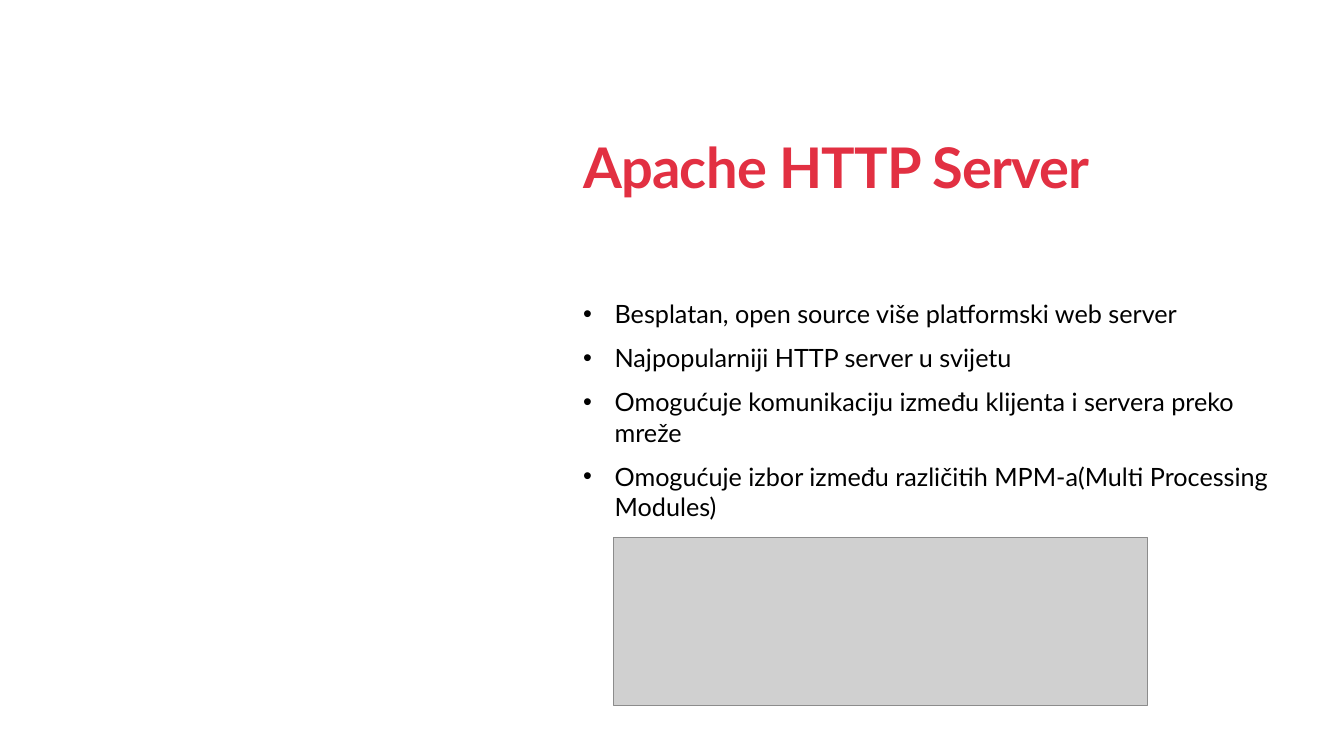
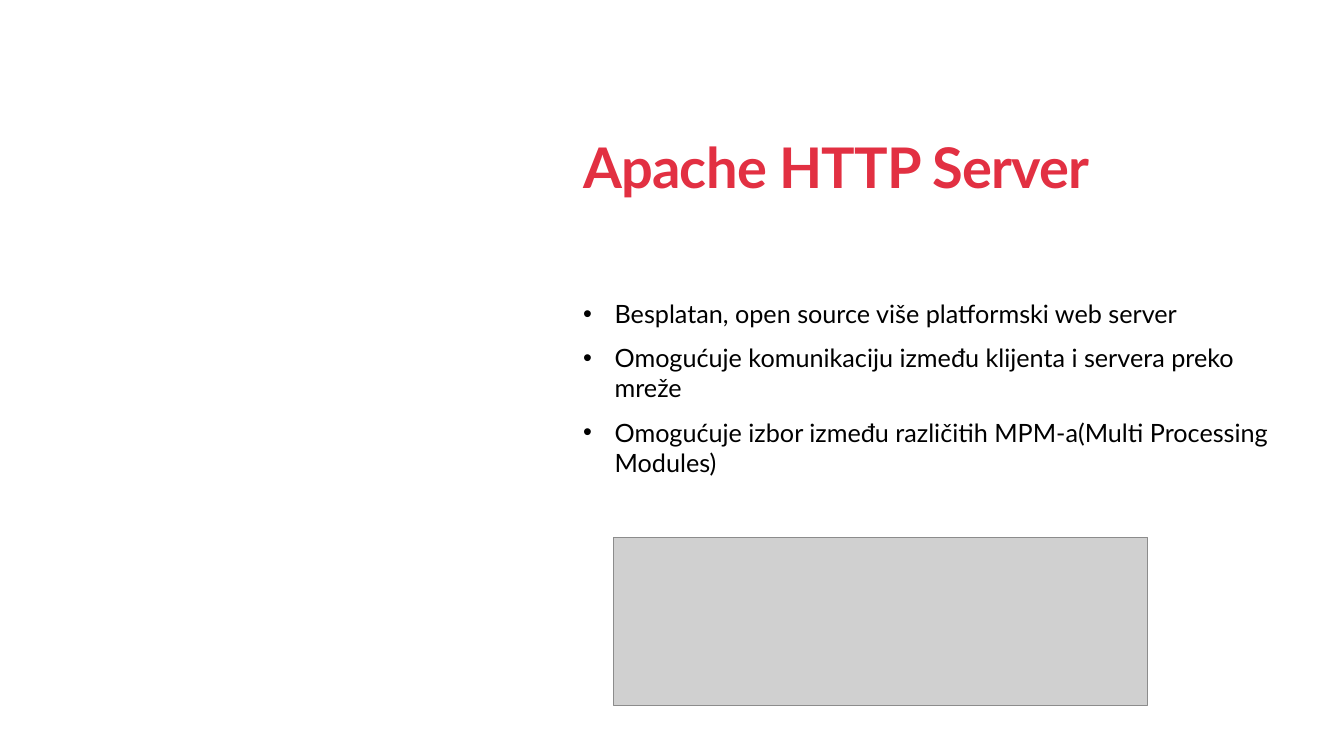
Before and after one commit to CvetkovskiIvor/ProgramskoInzenjerstvoSeminar, a slide deck: slide 20 of Open Source Prezentacija.pptx. Drawn at 1344x756 pixels with LibreOffice and Linux fonts; fonts in the diff are those of the drawing; grey boxes stand for pictures; background and template pictures are left out. Boxes give left, top, right and bottom in pixels: in the first picture for what was removed or moved away, otherwise in the second. Text is boxed around its words. In the diff, an @@ line names an element or a change of style, - is before the commit and + after.

```diff
--- a/Open Source Prezentacija.pptx
+++ b/Open Source Prezentacija.pptx
@@ text at (615,348,1011,372): paragraph removed @@
-• Najpopularniji HTTP server u svijetu
```
Also in this commit, not shown: 3 other slides changed.
